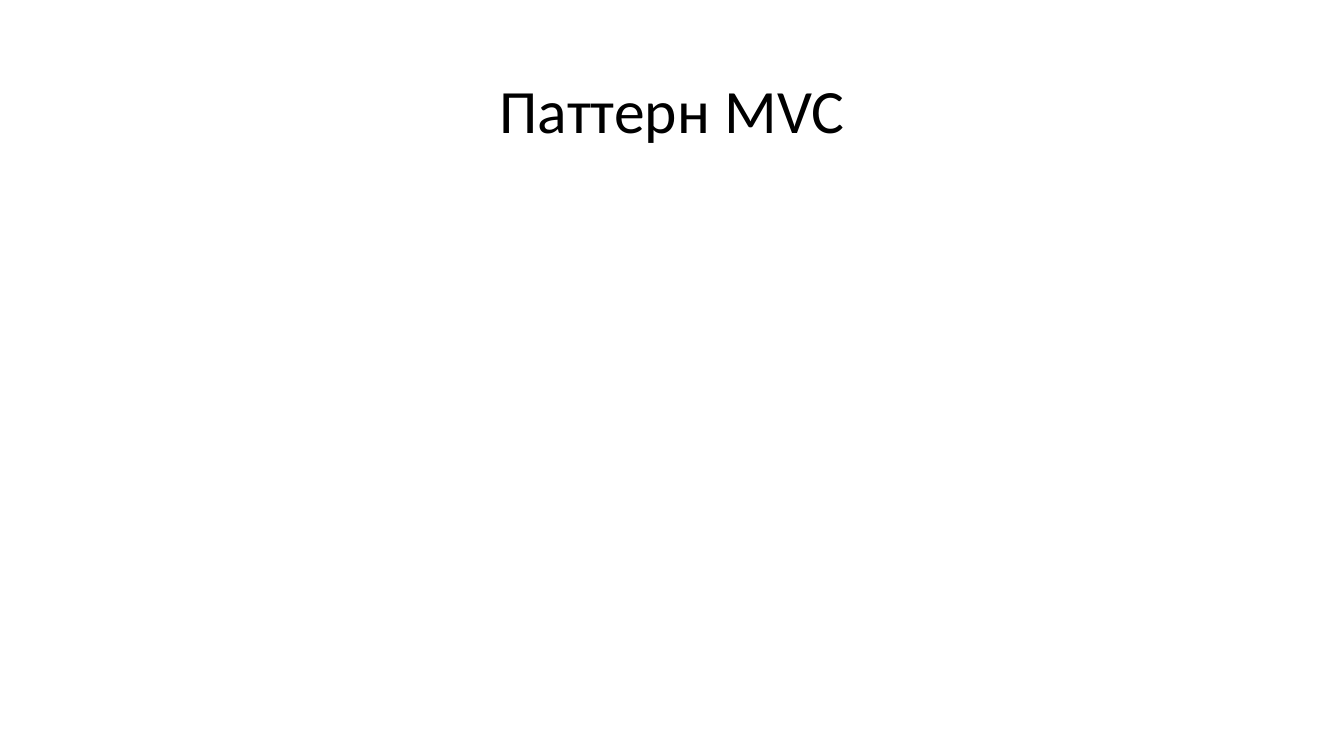
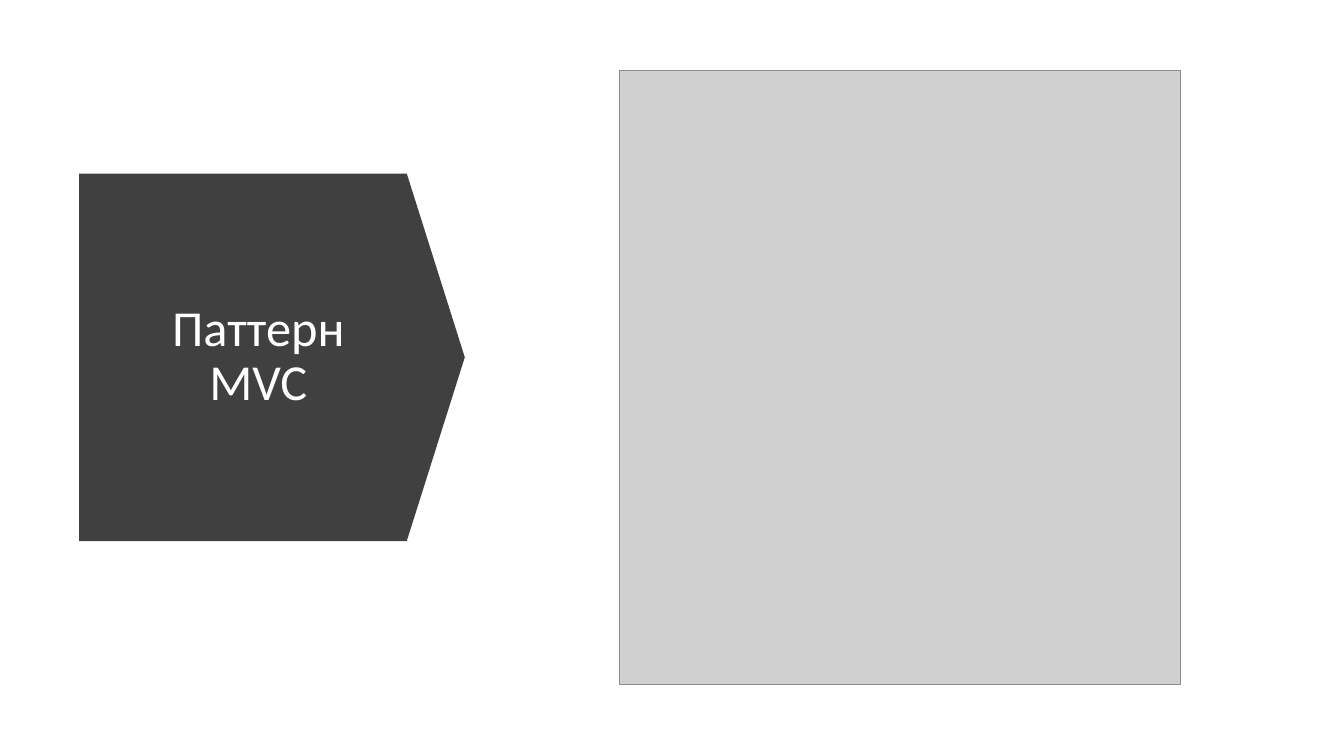
Before and after one commit to deserof/PSP, a slide deck: slide 5 of Course work/defense.pptx. Drawn at 1344x756 pixels with LibreOffice and Linux fonts; fonts in the diff are those of the drawing; grey boxes stand for pictures. Boxes give left, top, right and bottom in pixels: in the first picture for what was removed or moved away, otherwise in the second. Text is boxed around its words. In the diff, an @@ line names an element or a change of style, - is before the commit and + after.

```diff
--- a/Course work/defense.pptx
+++ b/Course work/defense.pptx
@@ picture added at box(620, 71, 1182, 685) @@
@@ down arrow added at box(80, 173, 466, 541), fill #404040 @@
@@ title "Паттерн MVC": place and size @@
-title "Паттерн MVC" at box(500, 93, 844, 143)
+title "Паттерн MVC" at box(172, 313, 344, 401)
@@ title "Паттерн MVC" at box(172, 313, 344, 401): size 44 to 36 pt, text colour #000000 to #FFFFFF @@
```
Also in this commit, not shown: 11 other slides changed, 2 slides added, 2 slides removed.
